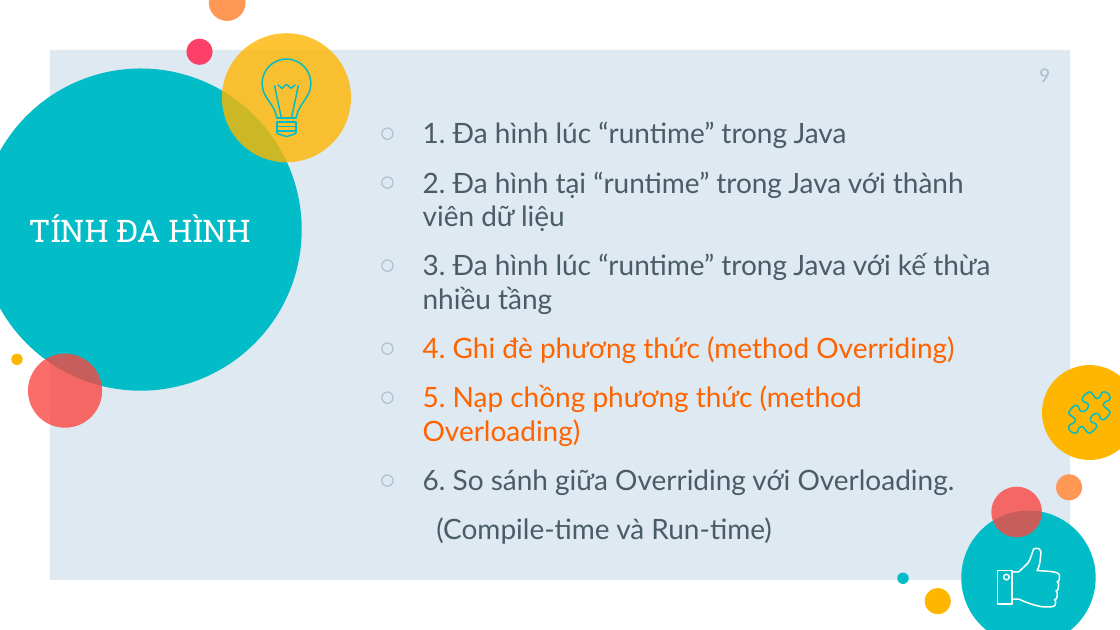
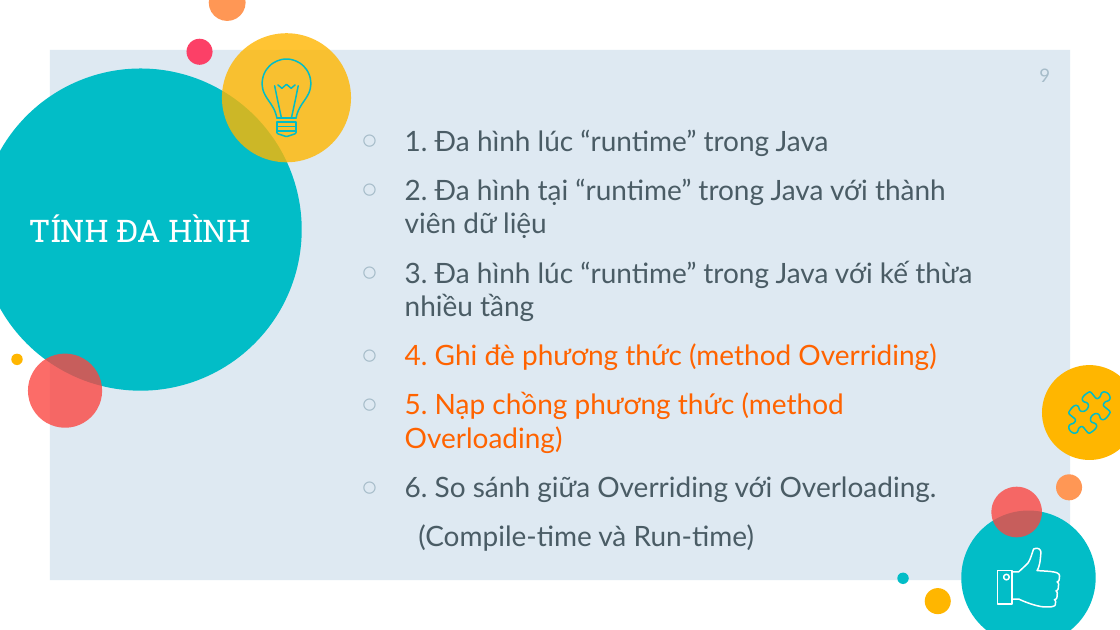
Before and after one commit to SonJava10Rikkei/Demo_Polymorphism-master2, a slide deck: slide 9 of Slide-Polymorphism-master.pptx. Drawn at 1120x630 pixels with LibreOffice and Linux fonts; fonts in the diff are those of the drawing. Boxes give left, top, right and bottom in pixels: in the first picture for what was removed or moved away, otherwise in the second. Text is boxed around its words. In the diff, an @@ line names an element or a change of style, - is before the commit and + after.

```diff
--- a/Slide-Polymorphism-master.pptx
+++ b/Slide-Polymorphism-master.pptx
@@ text "1. Đa hình lúc “runtime” ...": place and size @@
-text "1. Đa hình lúc “runtime” ..." at [423,122,990,495]
+text "1. Đa hình lúc “runtime” ..." at [405,130,972,502]
```
Also in this commit, not shown: 5 other slides changed, 2 slides added, 6 slides removed, 2 other files.
